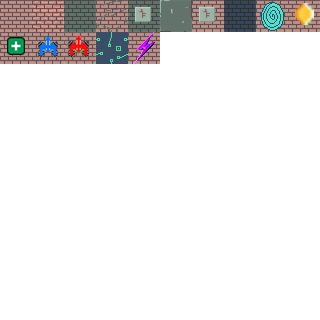
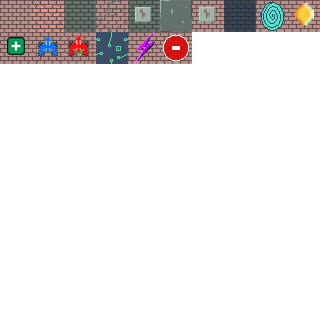
Before/after of a 320×320 layered artwork. What changed in the layer stack:
added layer "15" above "14" over (160, 32, 192, 64)
